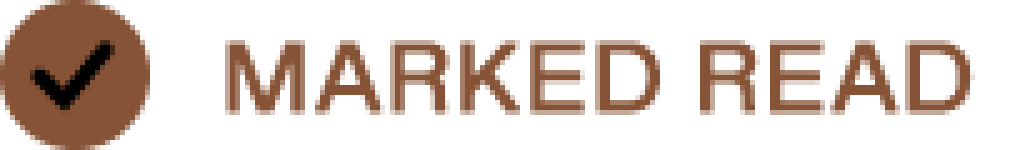
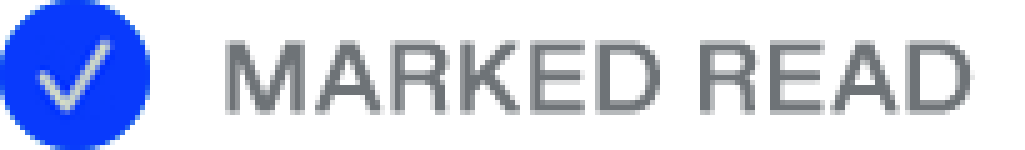
Layered file, before and after one edit (1025x150). Changes by layer:
added layer "Layer 5" above "MARKED READ" over [0, 0, 975, 150]
added layer "Layer 6" above "Layer 4" over [35, 35, 115, 125]
added layer "Layer 4" above "Ellipse 1" over [0, 0, 975, 150]
added layer "Ellipse 1" above "Layer 1" over [0, 0, 150, 150]
painted on "Layer 1" over [0, 0, 150, 150]
